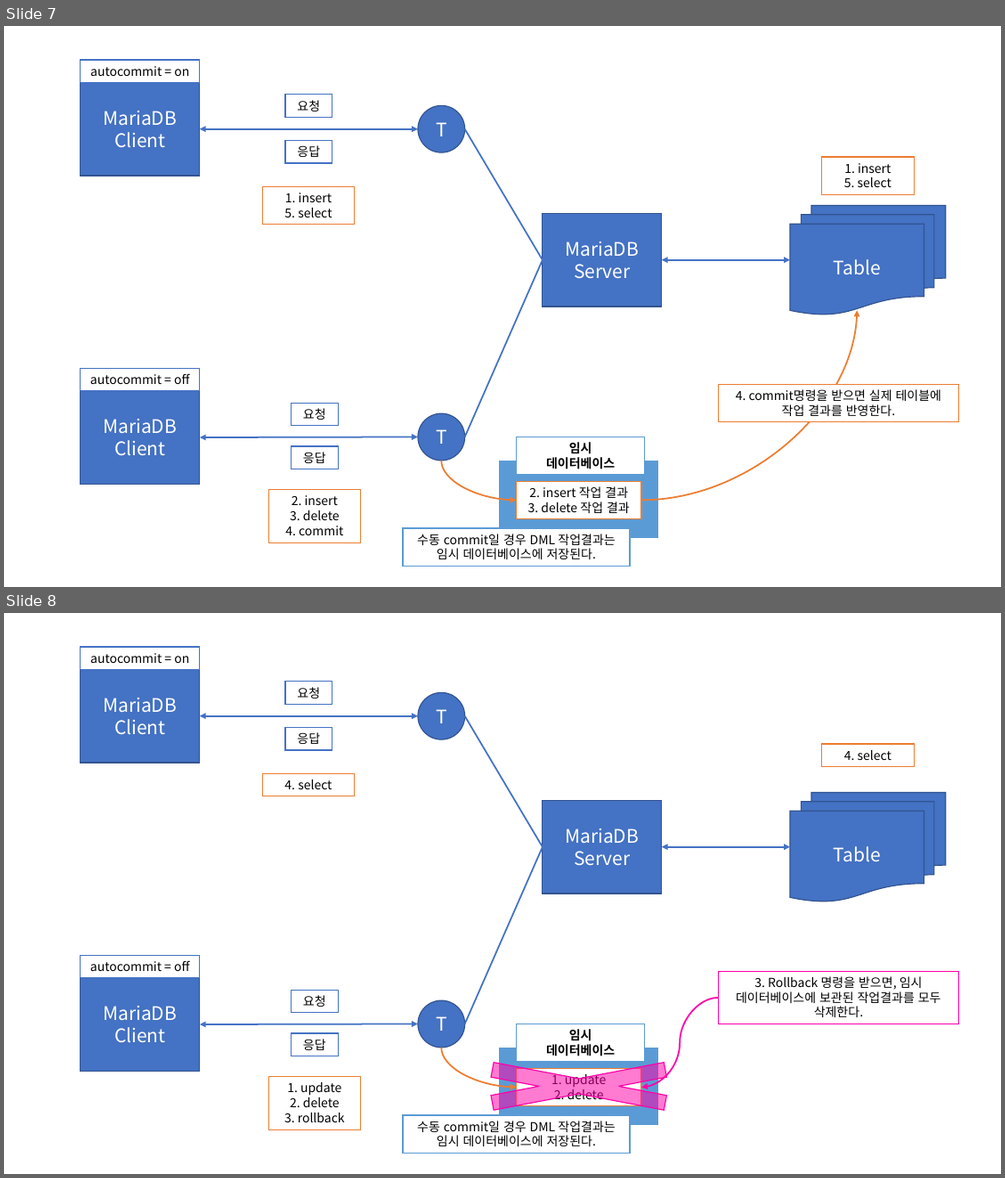
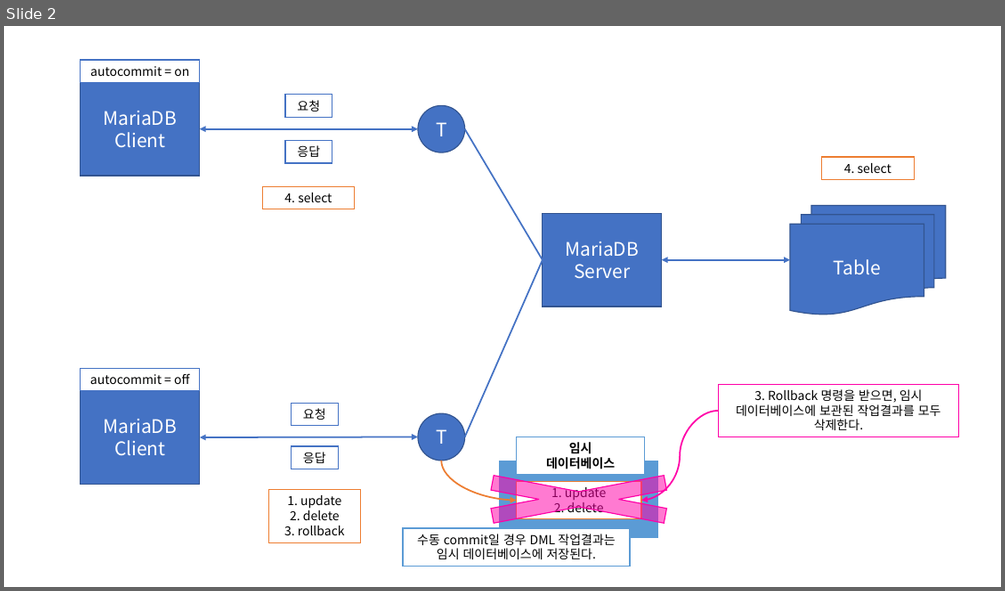
Before and after one commit to Dingadung/2022-study-workspace, a slide deck: study-note/데이터베이스/2022-09-07 내용정리.pptx. Shown one above the other, each under a label of ours: slides 7 and 8 before the commit, slide 2 after it. The pictures are 1005x1178 and 1005x591 pixels, drawn with LibreOffice and Linux fonts; fonts in the diff are those of the drawing. Boxes give left, top, right and bottom in pixels: in the first picture for what was removed or moved away, otherwise in the second. Text is boxed around its words. In the diff, an @@ line names an element or a change of style, - is before the commit and + after.

```diff
--- a/study-note/데이터베이스/2022-09-07 내용정리.pptx
+++ b/study-note/데이터베이스/2022-09-07 내용정리.pptx
@@ slide 7 removed at (x1=4, y1=26, x2=1001, y2=587), background #FFFFFF @@
@@ rectangle removed at (x1=81, y1=60, x2=199, y2=82) @@
-autocommit = on
@@ rectangle removed at (x1=81, y1=83, x2=199, y2=176) @@
-MariaDB
-Client
@@ rectangle removed at (x1=285, y1=95, x2=332, y2=118) @@
-요청
@@ ellipse removed at (x1=418, y1=105, x2=465, y2=152) @@
-T
@@ double arrow removed from (200, 129) to (418, 129) @@
@@ line removed from (465, 129) to (542, 260) @@
@@ rectangle removed at (x1=285, y1=141, x2=332, y2=163) @@
-응답
@@ rectangle removed at (x1=822, y1=157, x2=914, y2=194) @@
-1. insert
-5. select
@@ rectangle removed at (x1=263, y1=187, x2=355, y2=224) @@
-1. insert
-5. select
@@ flow chart multidocument removed at (x1=790, y1=206, x2=946, y2=314) @@
-Table
@@ rectangle removed at (x1=542, y1=214, x2=662, y2=306) @@
-MariaDB
-Server
@@ line removed from (465, 436) to (542, 260) @@
@@ double arrow removed from (662, 260) to (790, 260) @@
@@ curved arrow removed from (641, 500) to (858, 310) @@
@@ rectangle removed at (x1=81, y1=368, x2=199, y2=390) @@
-autocommit = off
@@ rectangle removed at (x1=81, y1=391, x2=199, y2=483) @@
-MariaDB
-Client
@@ rectangle removed at (x1=718, y1=384, x2=959, y2=421) @@
-4. commit명령을 받으면 실제 테이블에 작업 결과를 반영한다.
@@ rectangle removed at (x1=291, y1=402, x2=339, y2=426) @@
-요청
@@ ellipse removed at (x1=418, y1=413, x2=465, y2=460) @@
-T
@@ double arrow removed from (200, 437) to (418, 436) @@
@@ rectangle removed at (x1=291, y1=446, x2=339, y2=468) @@
-응답
@@ rectangle removed at (x1=517, y1=436, x2=645, y2=474) @@
-임시
-데이터베이스
@@ curved arrow removed from (442, 460) to (517, 500) @@
@@ rectangle removed at (x1=498, y1=459, x2=659, y2=539) @@
@@ rectangle removed at (x1=268, y1=490, x2=361, y2=543) @@
-2. insert
-3. delete
-4. commit
@@ rectangle removed at (x1=517, y1=482, x2=641, y2=519) @@
-2. insert 작업 결과
-3. delete 작업 결과
@@ rectangle removed at (x1=403, y1=528, x2=630, y2=565) @@
-수동 commit일 경우 DML 작업결과는 임시 데이터베이스에 저장된다.
@@ what was slide 8 is now slide 2 @@
```
Also in this commit, not shown: 1 slide changed, 5 other slides removed, 8 other files.
